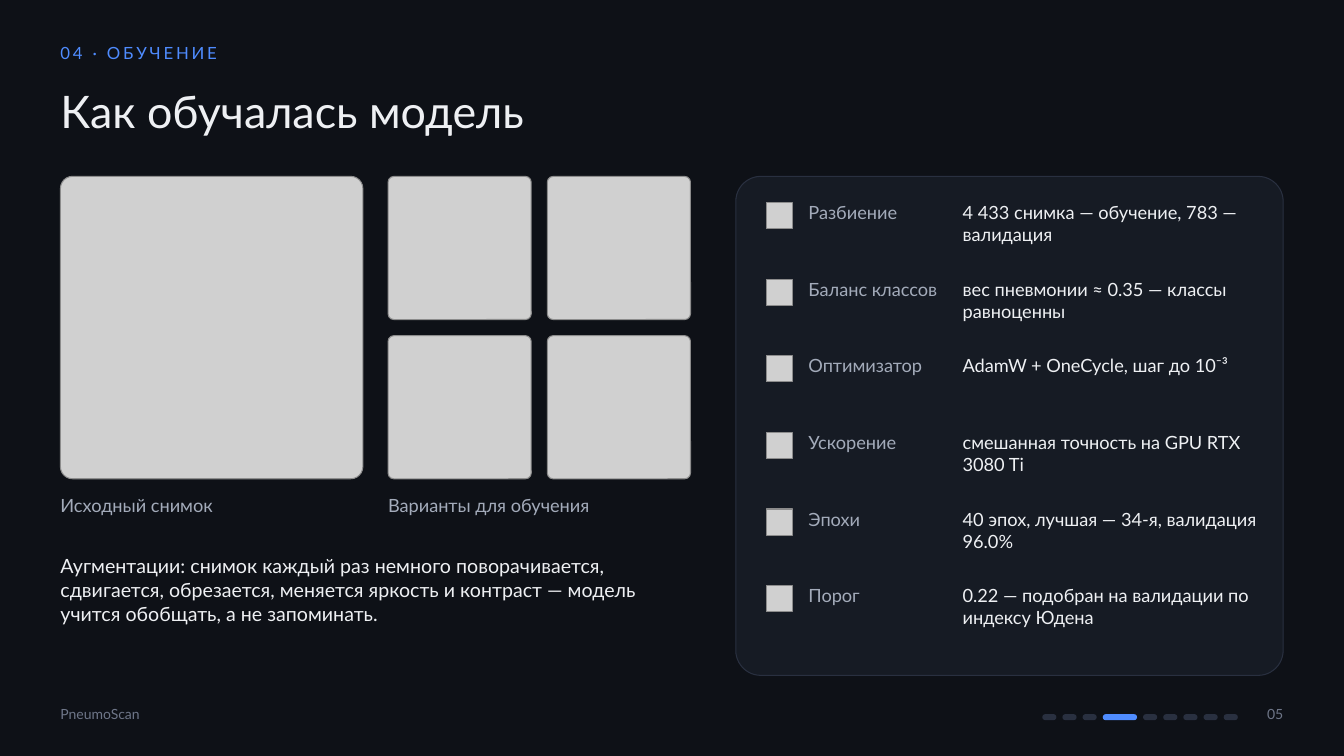
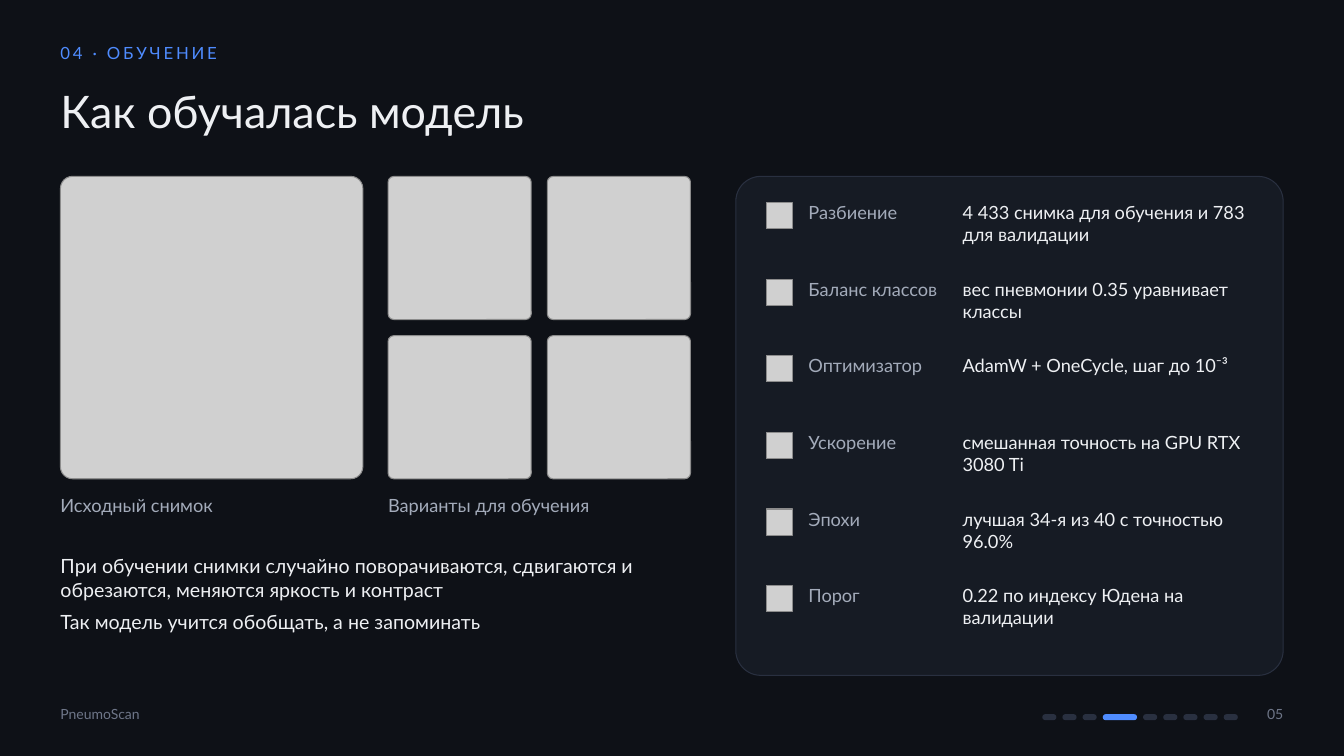
Before and after one commit to SolomonDi/Python-AI, a slide deck: slide 5 of PneumoScan_presentation.pptx. Drawn at 1344x756 pixels with LibreOffice and Linux fonts; fonts in the diff are those of the drawing; grey boxes stand for pictures; background and template pictures are left out. Boxes give left, top, right and bottom in pixels: in the first picture for what was removed or moved away, otherwise in the second. Text is boxed around its words. In the diff, an @@ line names an element or a change of style, - is before the commit and + after.

```diff
--- a/PneumoScan_presentation.pptx
+++ b/PneumoScan_presentation.pptx
@@ text at (x1=963, y1=206, x2=1245, y2=244): text changed @@
-4 433 снимка — обучение, 783 — валидация
+4 433 снимка для обучения и 783 для валидации
@@ text at (x1=963, y1=283, x2=1228, y2=318): text changed @@
-вес пневмонии ≈ 0.35 — классы равноценны
+вес пневмонии 0.35 уравнивает классы
@@ text at (x1=963, y1=513, x2=1223, y2=548): text changed @@
-40 эпох, лучшая — 34-я, валидация 96.0%
+лучшая 34-я из 40 с точностью 96.0%
@@ text at (x1=60, y1=559, x2=632, y2=633): text changed @@
-Аугментации: снимок каждый раз немного поворачивается, сдвигается, обрезается, меняется яркость и контраст — модель учится обобщать, а не запоминать.
+При обучении снимки случайно поворачиваются, сдвигаются и обрезаются, меняются яркость и контраст
+Так модель учится обобщать, а не запоминать
@@ text at (x1=963, y1=589, x2=1183, y2=627): text changed @@
-0.22 — подобран на валидации по индексу Юдена
+0.22 по индексу Юдена на валидации
```
Also in this commit, not shown: 4 other slides changed.
